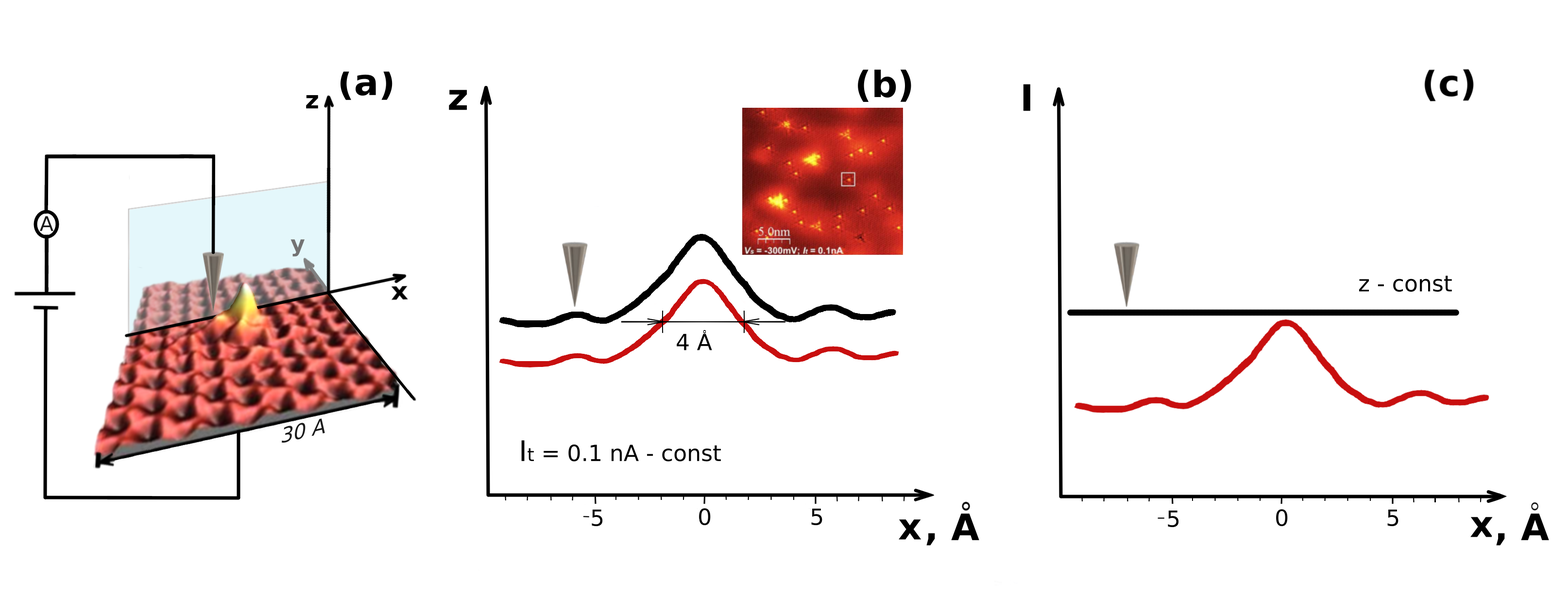
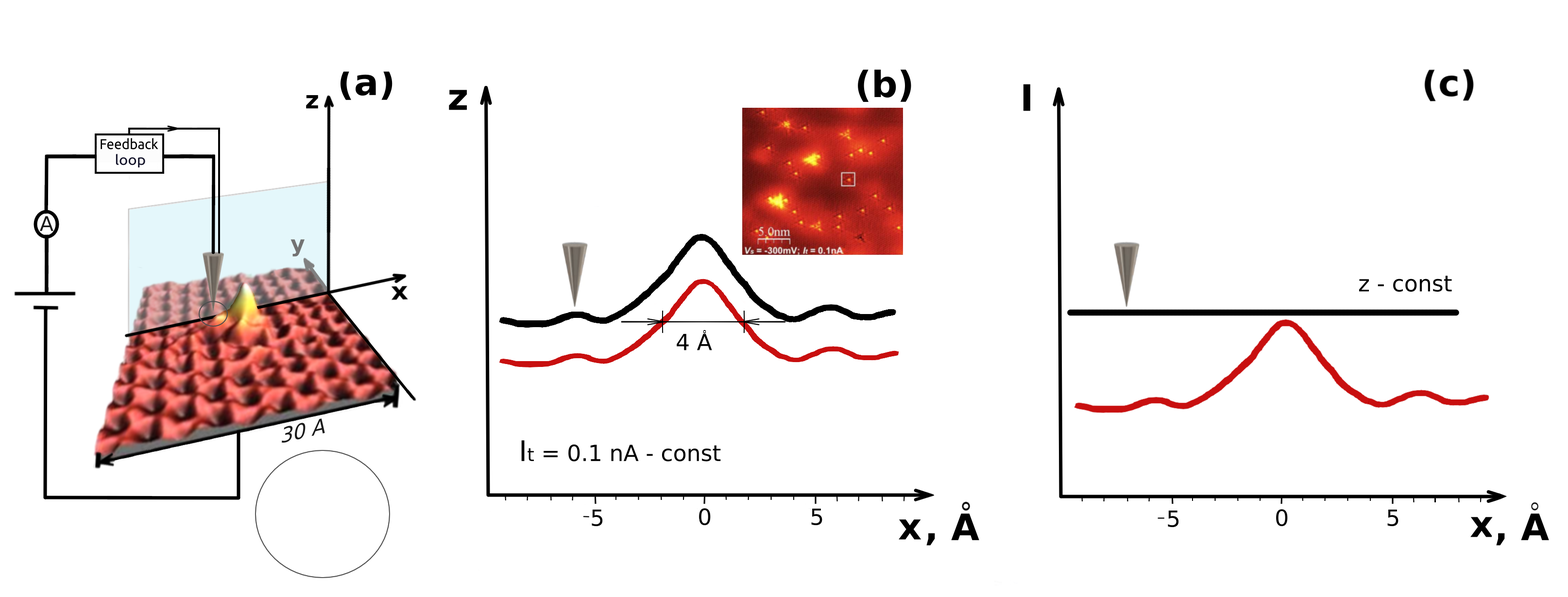
Revision of a layered 1568×597 image; what changed, layer by layer:
added layer "Paint Layer 12" above "Paint Layer 10" over [198, 301, 391, 579]
added layer "Paint Layer 10" above "Paint Layer 11" over [124, 125, 221, 255]
added layer "Paint Layer 9" (luminosity) above "Vector Layer 1" over [94, 125, 187, 174]
painted on "ox fig b Merged" over [521, 440, 721, 462]
painted on "ox Merged" over [41, 155, 325, 436]
painted on "ox" over [124, 154, 305, 327]
painted on "Background" (2nd of 5) over [521, 333, 721, 462]
painted on "Background" (5th of 5) over [676, 333, 713, 351]
painted on "oz" over [94, 84, 1452, 341]
painted on "base de fugure Merged" (3rd of 4) over [41, 84, 1452, 579]
painted on "base de fugure Merged" (4th of 4) over [198, 185, 305, 327]
painted on "Copy of 3D Merged" over [41, 125, 391, 529]
painted on "Paint Layer 1" over [41, 84, 1452, 579]
